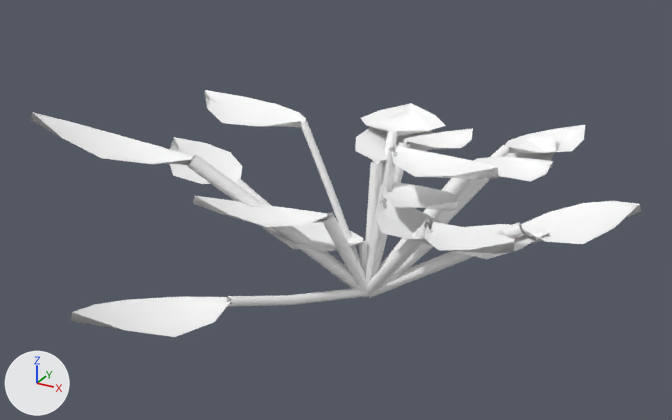
Renders of the glTF model assets/generated/shrub_mixed_summer.glb from each side of a commit.
The view is the same before and after, from a 50 mm camera at (1.79, -3.58, 2.27) aimed at (-0.14, -0.07, 0.51). The axes (+X, +Y, +Z) are drawn at lower left. The lights are the same throughout. The older version comes first.

The older version as bpy lines, for what is in view:
```python
mat_bark___rough_dark_brown___summer = principled_material('Bark | rough dark brown | summer')
mat_bark___rough_dark_brown___summer.base_color = (1.0, 1.0, 1.0)  # white #ffffff
mat_bark___rough_dark_brown___summer.roughness = 0.96
mat_broadleaf___forest_green___summer = principled_material('Broadleaf | forest green | summer')
mat_broadleaf___forest_green___summer.base_color = (1.0, 1.0, 1.0)  # white #ffffff
mat_broadleaf___forest_green___summer.roughness = 0.88
mat_leaves___young_green___summer = principled_material('Leaves | young green | summer')
mat_leaves___young_green___summer.base_color = (1.0, 1.0, 1.0)  # white #ffffff
mat_leaves___young_green___summer.roughness = 0.9
me_twig_019 = bpy.data.meshes.new('twig.019')
me_twig_019.from_pydata(...)  # 576 vertices, 720 faces; spans x -1.28..1.17, y -1.39..1.36, z 0.05..1.02
# faces by material slot: [432, 96, 192]
me_twig_019.materials.append(mat_bark___rough_dark_brown___summer)  # white #ffffff
me_twig_019.materials.append(mat_leaves___young_green___summer)  # white #ffffff
me_twig_019.materials.append(mat_broadleaf___forest_green___summer)  # white #ffffff
ob_shrub_mixed_summer = bpy.data.objects.new('shrub_mixed_summer', me_twig_019)
ob_shrub_mixed_summer.location = (0.0, 0.0, 0.0)
```
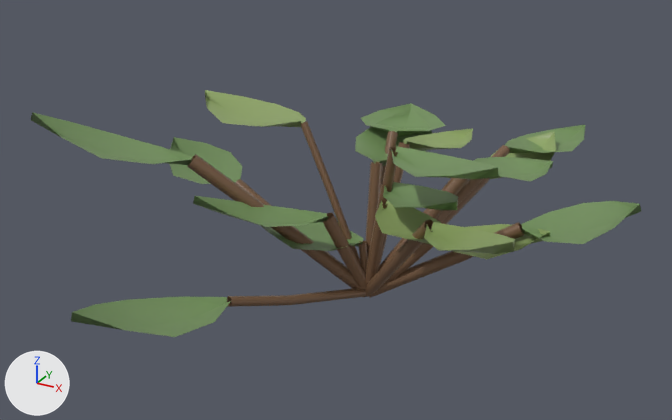
What differs and where, as boxes (x1, y1, x2, y2) in the pictures (672 x 420 px):
```json
{"object": "shrub_mixed_summer", "change": "recoloured", "before": [31, 90, 641, 337], "after": [31, 90, 641, 337], "on screen": "darker"}
```

Scene script edits in JSON lines:
```json
{"op": "set", "path": "mat_bark___rough_dark_brown___summer.base_color", "old": "(1.0, 1.0, 1.0)", "new": "(0.19, 0.105, 0.055)", "note": "white #ffffff -> brown #795b42"}
{"op": "set", "path": "mat_leaves___young_green___summer.base_color", "old": "(1.0, 1.0, 1.0)", "new": "(0.27, 0.37, 0.13)", "note": "white #ffffff -> green #8ea465"}
{"op": "set", "path": "mat_broadleaf___forest_green___summer.base_color", "old": "(1.0, 1.0, 1.0)", "new": "(0.17, 0.28, 0.105)", "note": "white #ffffff -> green #73905b"}
```
